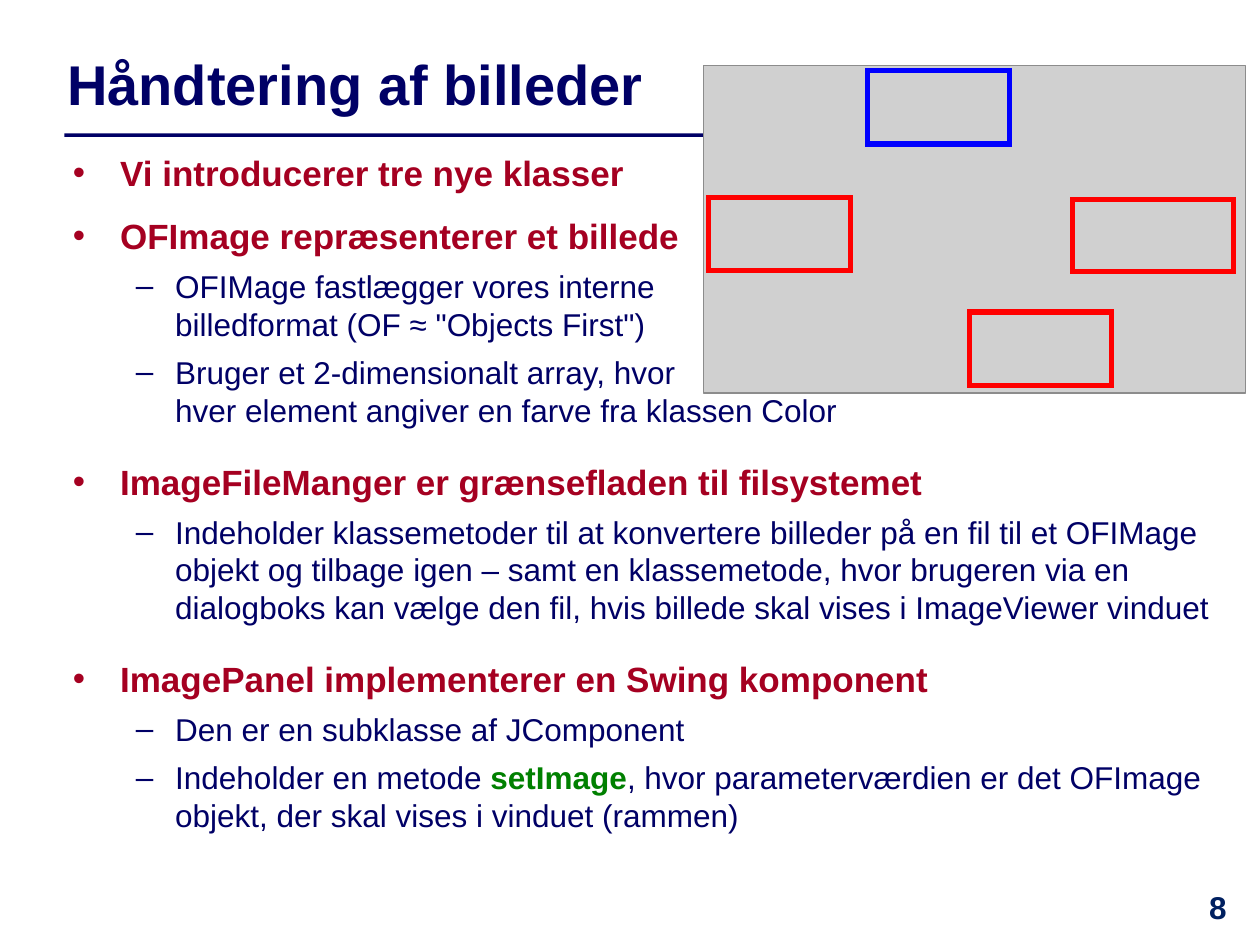
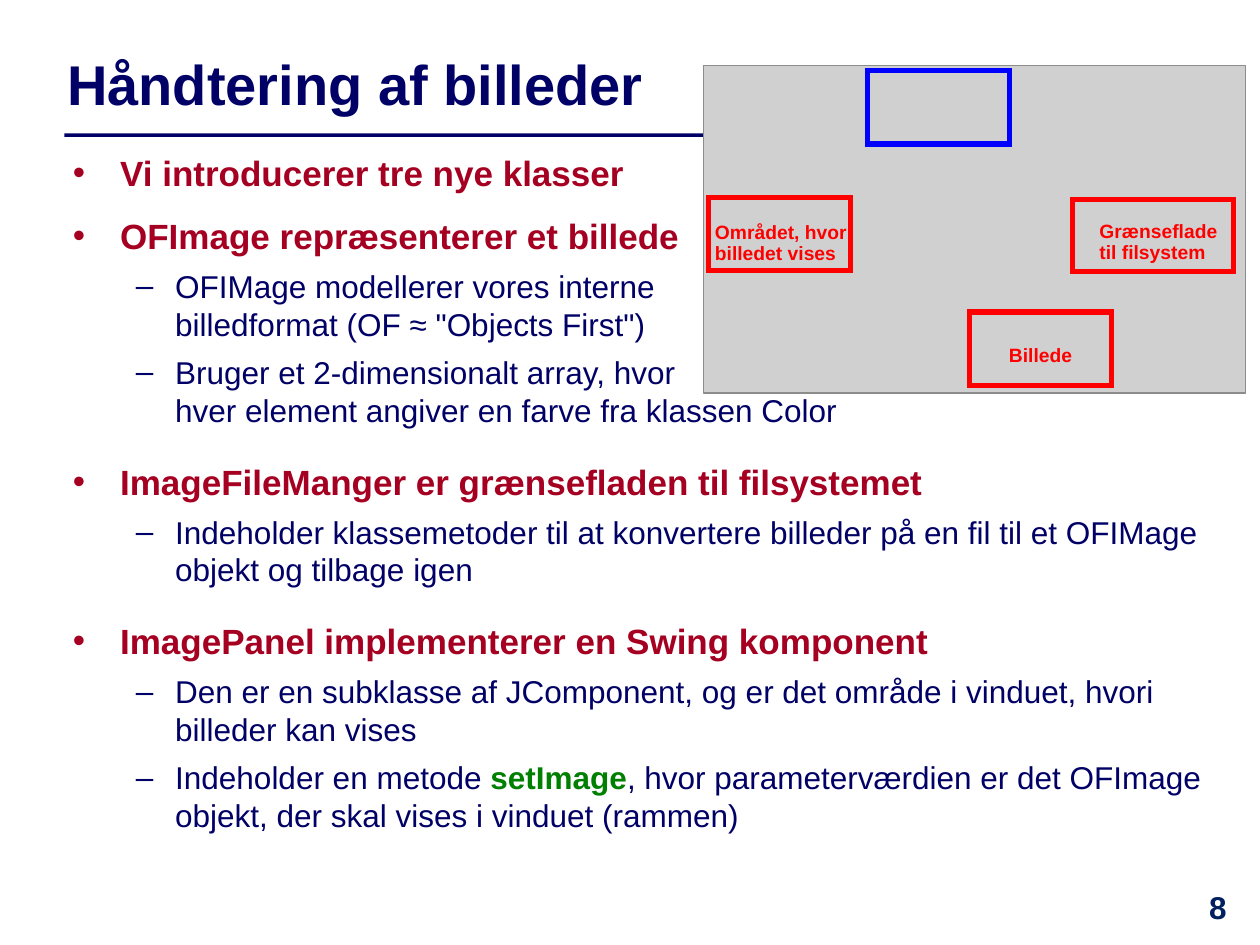
Before and after one commit to IntProgAU/Materiale, a slide deck: slide 8 of web/e21/uge_13/Slides-Uge13.pptx. Drawn at 1260x945 pixels with LibreOffice and Linux fonts; fonts in the diff are those of the drawing; grey boxes stand for pictures. Boxes give left, top, right and bottom in pixels: in the first picture for what was removed or moved away, otherwise in the second. Text is boxed around its words. In the diff, an @@ line names an element or a change of style, - is before the commit and + after.

```diff
--- a/web/e21/uge_13/Slides-Uge13.pptx
+++ b/web/e21/uge_13/Slides-Uge13.pptx
@@ text added at [715, 224, 847, 260], 11 pt, text #FF0000, bold @@
+Området, hvor billedet vises
@@ text added at [1099, 224, 1217, 263], 11 pt, text #FF0000, bold @@
+Grænseflade til filsystem
@@ text at [175, 275, 654, 342]: text changed @@
-  – OFIMage fastlægger vores interne
-    billedformat (OF ≈ "Objects First")
+  – OFIMage modellerer vores interne
+    billedformat (OF ≈ "Objects First")
@@ text added at [1009, 348, 1072, 362], 11 pt, text #FF0000, bold @@
+Billede
@@ text at [175, 519, 1197, 587]: text changed @@
-  – Indeholder klassemetoder til at konvertere billeder på en fil til et OFIMage objekt og tilbage igen – samt en klassemetode, hvor brugeren via en dialogboks kan vælge den fil, hvis billede skal vises i ImageViewer vinduet
+  – Indeholder klassemetoder til at konvertere billeder på en fil til et OFIMage objekt og tilbage igen
@@ text at [175, 678, 1153, 742]: text changed @@
-  – Den er en subklasse af JComponent
+  – Den er en subklasse af JComponent, og er det område i vinduet, hvori billeder kan vises
```
Also in this commit, not shown: 8 other slides changed, 1 other file.
